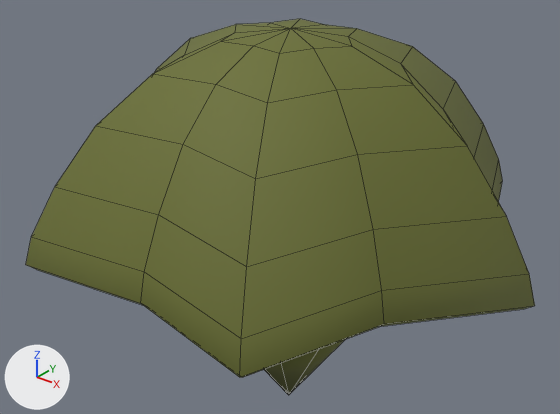
One commit to the FBX model Forest Scene/Assets/Models/Mushroom.fbx: the scene before it, then after it.
The view is the same before and after, from a 50 mm camera at (5.74, -0.425, 0.365) aimed at (5.399, 0.002, 0.1). Lighting does not change. The marker at lower left points along +X, +Y and +Z. Mesh edges are drawn as thin lines. Where no turn or scale is listed for an object, it has been applied to the vertices.

In view in the first picture: 'Mushroom'.
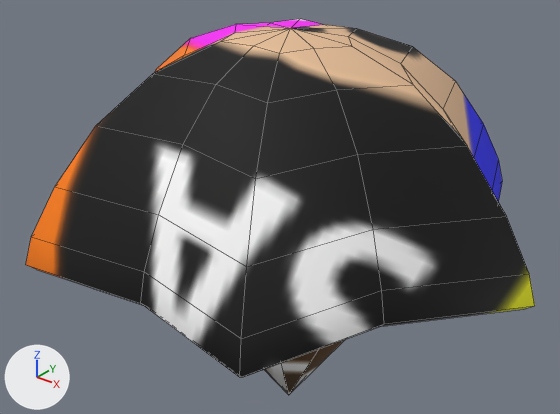
The newer file is also turned or shifted as a whole; pictures and numbers use the older file's frame.

Where the change shows, as pixel boxes [x1, y1, x2, y2] in the pictures (560 x 414 px):
'Mushroom', surface changed: [26, 19, 535, 395] in both

The change, as a list of edits to the scene's bpy script:
```text
Add img_uv_checker_png:
    img_uv_checker_png = load_image('Uv CHecker.png', '_unpacked/Uv_CHecker.png', 2048, 2048, 'sRGB')
Change mat_foliage_mat:
    remove mat_foliage_mat.base_color = (0.144, 0.161, 0.0314)  # dark yellow #6a7032
    add mat_foliage_mat.texture = img_uv_checker_png
```
